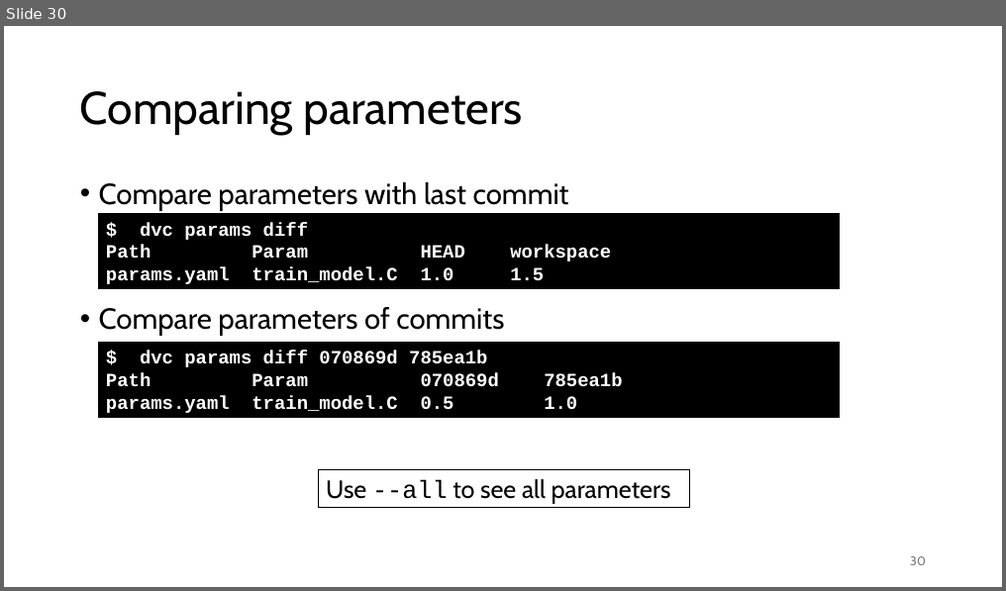
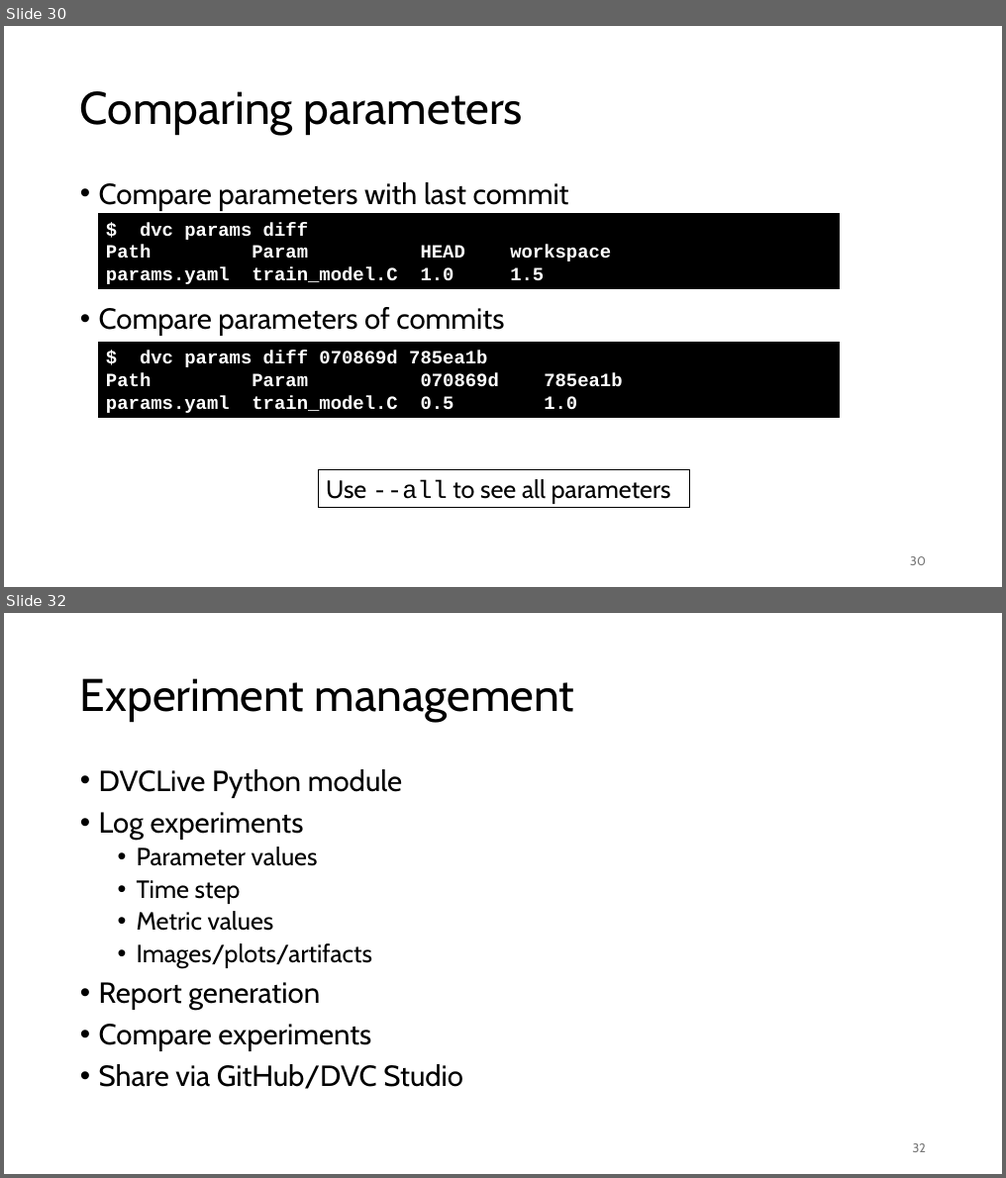
Before and after one commit to gjbex/MLOps-on-HPC, a slide deck: mlops_on_hpc.pptx. Shown one above the other, each under a label of ours: slide 30 before the commit, slides 30 and 32 after it; the slides between them are not shown. The pictures are 1006x591 and 1006x1178 pixels, drawn with LibreOffice and Linux fonts; fonts in the diff are those of the drawing. Boxes give left, top, right and bottom in pixels: in the first picture for what was removed or moved away, otherwise in the second. Text is boxed around its words. In the diff, an @@ line names an element or a change of style, - is before the commit and + after.

Commit message:
Add section on DVC experiment management

```diff
--- a/mlops_on_hpc.pptx
+++ b/mlops_on_hpc.pptx
@@ slide 32 added at bbox=[4, 613, 1002, 1174], background #FFFFFF @@
@@ title added at bbox=[80, 678, 575, 722], 44 pt, text #000000 @@
+Experiment management
@@ text added at bbox=[99, 769, 463, 1089], 28 pt, text #000000 @@
+• DVCLive Python module
+• Log experiments
+  • Parameter values
+  • Time step
+  • Metric values
+  • Images/plots/artifacts
+• Report generation
+• Compare experiments
+• Share via GitHub/DVC Studio
@@ page number added at bbox=[913, 1144, 926, 1153], 12 pt, text #797979 @@
+32
```
Also in this commit, not shown: 9 other slides added.
